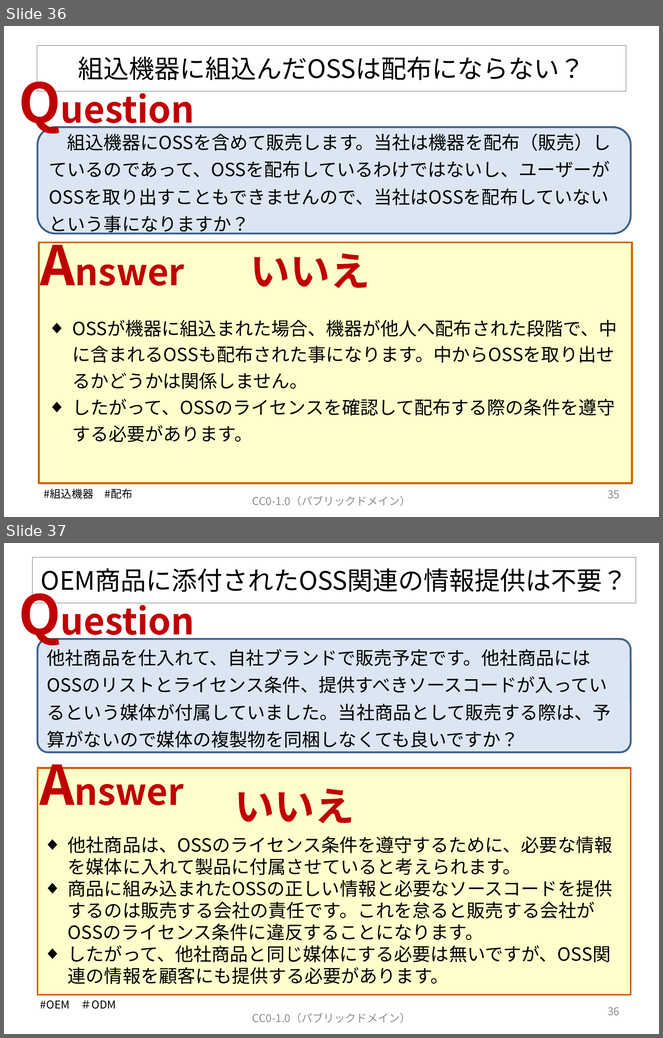
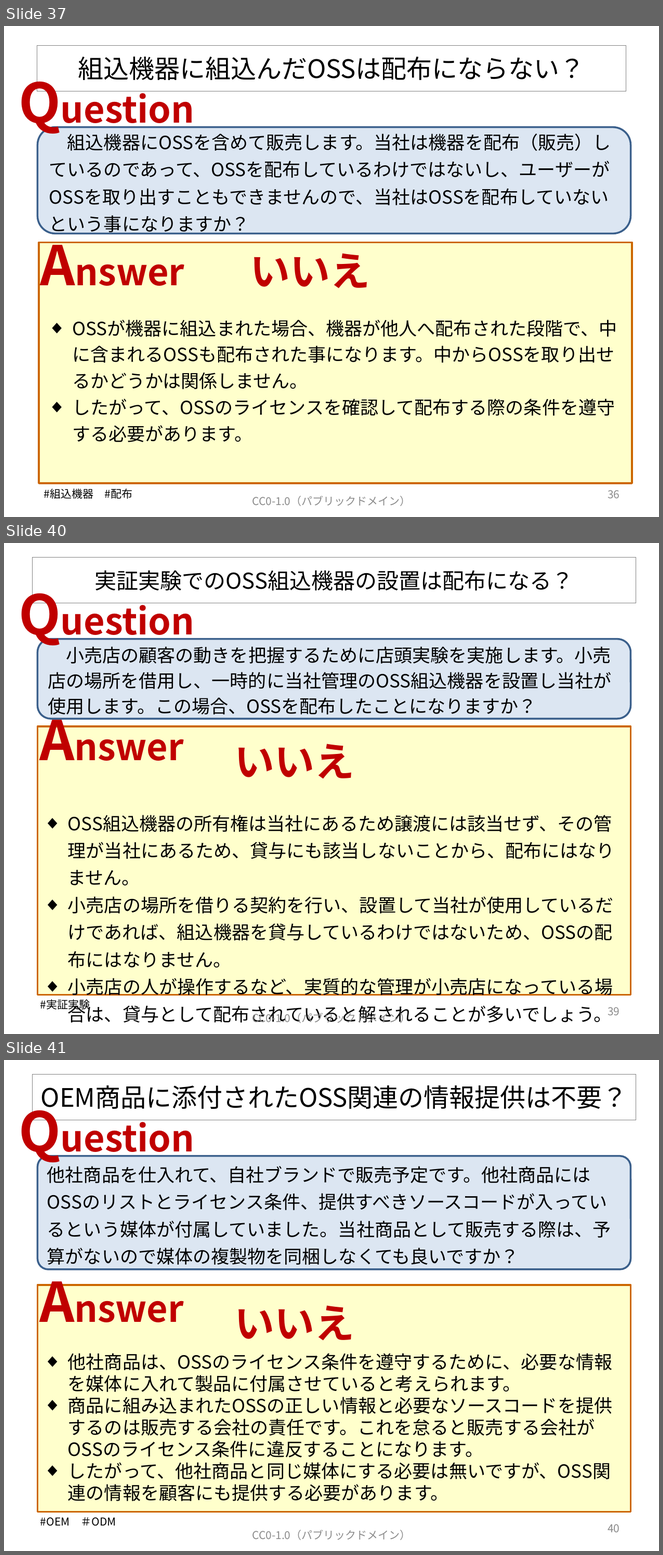
Before and after one commit to OpenChain-Project/OpenChain-JWG, a slide deck: Education_Material/FAQ/OSSライセンス関連でよくある誤解_CC0.pptx. Shown one above the other, each under a label of ours: slides 36 and 37 before the commit, slides 37, 40 and 41 after it; the slides between them are not shown. The pictures are 663x1038 and 663x1555 pixels, drawn with LibreOffice and Linux fonts; fonts in the diff are those of the drawing. Boxes give left, top, right and bottom in pixels: in the first picture for what was removed or moved away, otherwise in the second. Text is boxed around its words. In the diff, an @@ line names an element or a change of style, - is before the commit and + after.

Commit message:
V7を公開します。

```diff
--- a/Education_Material/FAQ/OSSライセンス関連でよくある誤解_CC0.pptx
+++ b/Education_Material/FAQ/OSSライセンス関連でよくある誤解_CC0.pptx
@@ slide 40 added at bbox=[4, 543, 659, 1034], background #FFFFFF @@
@@ title added at bbox=[32, 558, 636, 603], outline #808080 0.75 pt, 24 pt, text #000000 @@
+実証実験でのOSS組込機器の設置は配布になる？
@@ text added at bbox=[12, 577, 213, 650], 40 pt, text #C00000, bold @@
+Question
@@ rounded rectangle added at bbox=[37, 639, 631, 719], fill #DCE6F2, outline #3A5F8C 2 pt, 20 pt, text #000000 @@
+小売店の顧客の動きを把握するために店頭実験を実施します。小売店の場所を借用し、一時的に当社管理のOSS組込機器を設置し当社が使用します。この場合、OSSを配布したことになりますか？
@@ text added at bbox=[33, 703, 205, 775], 40 pt, text #C00000, bold @@
+Answer
@@ rectangle added at bbox=[37, 727, 631, 995], fill #FFFFCC, outline #CC6600 2 pt @@
@@ text added at bbox=[235, 744, 355, 779], 44 pt, text #C00000, bold @@
+いいえ
@@ text added at bbox=[68, 815, 615, 1023], 20 pt, text #000000 @@
+◆ OSS組込機器の所有権は当社にあるため譲渡には該当せず、その管理が当社にあるため、貸与にも該当しないことから、配布にはなりません。
+◆ 小売店の場所を借りる契約を行い、設置して当社が使用しているだけであれば、組込機器を貸与しているわけではないため、OSSの配布にはなりません。
+◆ 小売店の人が操作するなど、実質的な管理が小売店になっている場合は、貸与として配布されていると解されることが多いでしょう。
@@ text added at bbox=[40, 1000, 90, 1012], 12 pt, text #000000 @@
+#実証実験
@@ page number added at bbox=[608, 1007, 620, 1016], 12 pt, text #8C8C8C @@
+39
@@ text added at bbox=[252, 1012, 411, 1023], 12 pt, text #8C8C8C @@
+CC0-1.0（パブリックドメイン）
@@ what was slide 36 is now slide 37 @@
@@ page number at bbox=[608, 490, 620, 499]: text changed @@
-35
+36
@@ what was slide 37 is now slide 41 @@
@@ page number at bbox=[608, 1524, 620, 1533]: text changed @@
-36
+40
```
Also in this commit, not shown: 3 slides changed, 7 other slides added.
